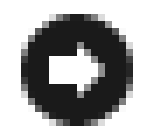
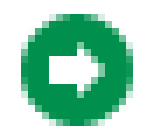
Layer changes from the first 154 × 140 image to the second:
painted on "Shape 1" over [21, 14, 133, 126]
